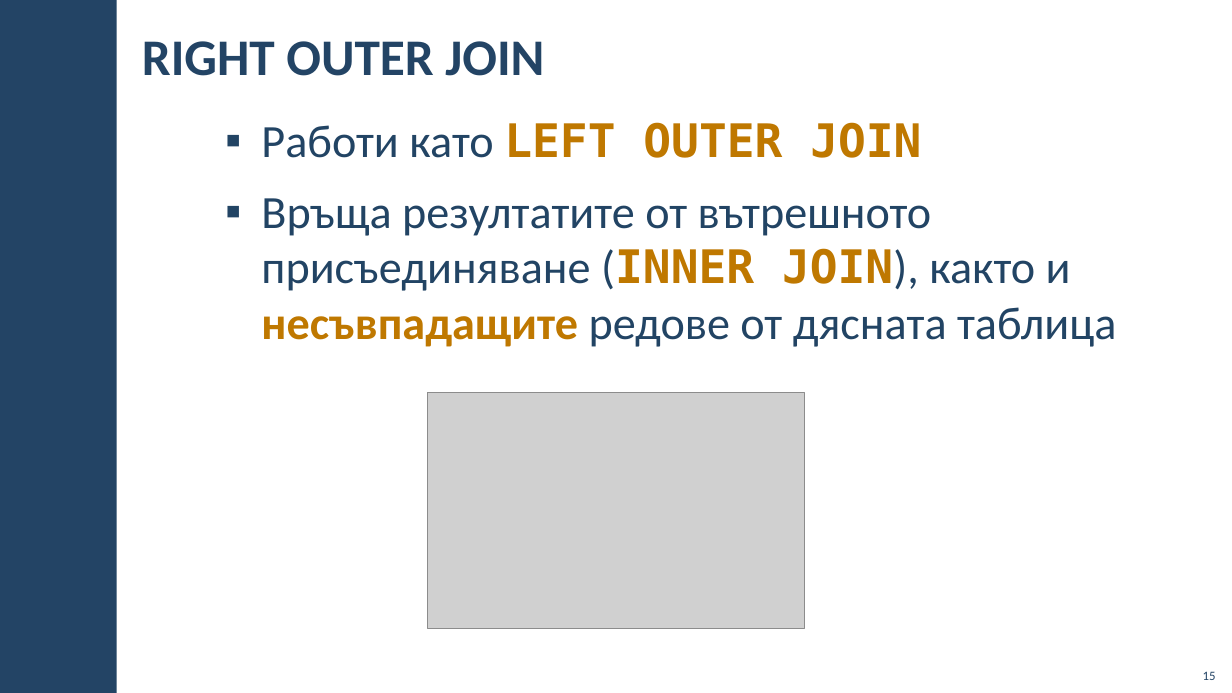
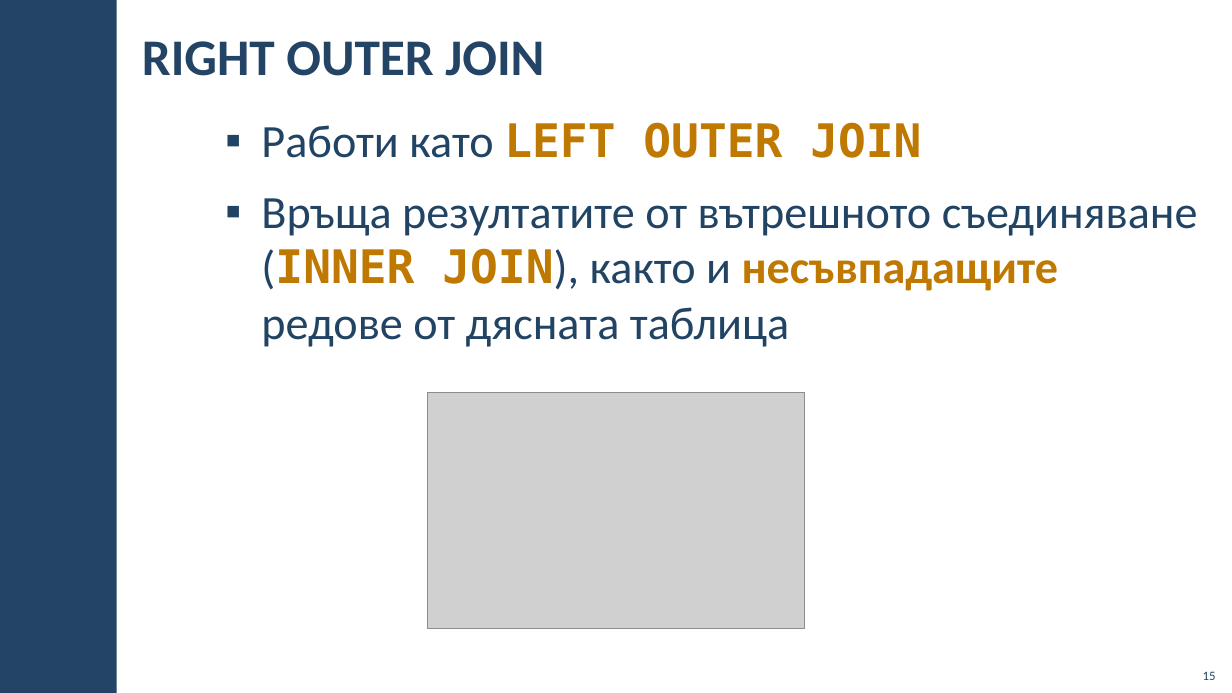
Before and after one commit to BG-IT-Edu/School-Programming, a slide deck: slide 15 of Courses/Software-Sciences/Module-3-Databases-New/09-Joining-Tables/09-Joining-Tables.pptx. Drawn at 1232x693 pixels with LibreOffice and Linux fonts; fonts in the diff are those of the drawing; grey boxes stand for pictures; background and template pictures are left out. Boxes give left, top, right and bottom in pixels: in the first picture for what was removed or moved away, otherwise in the second. Text is boxed around its words. In the diff, an @@ line names an element or a change of style, - is before the commit and + after.

```diff
--- a/Courses/Software-Sciences/Module-3-Databases-New/09-Joining-Tables/09-Joining-Tables.pptx
+++ b/Courses/Software-Sciences/Module-3-Databases-New/09-Joining-Tables/09-Joining-Tables.pptx
@@ text at (261,198,1198,347): text changed @@
-  ▪ Връща резултатите от вътрешното присъединяване (INNER JOIN), както и несъвпадащите редове от дясната таблица
+  ▪ Връща резултатите от вътрешното съединяване (INNER JOIN), както и несъвпадащите редове от дясната таблица
```
Also in this commit, not shown: 11 other slides changed, 3 other files.
